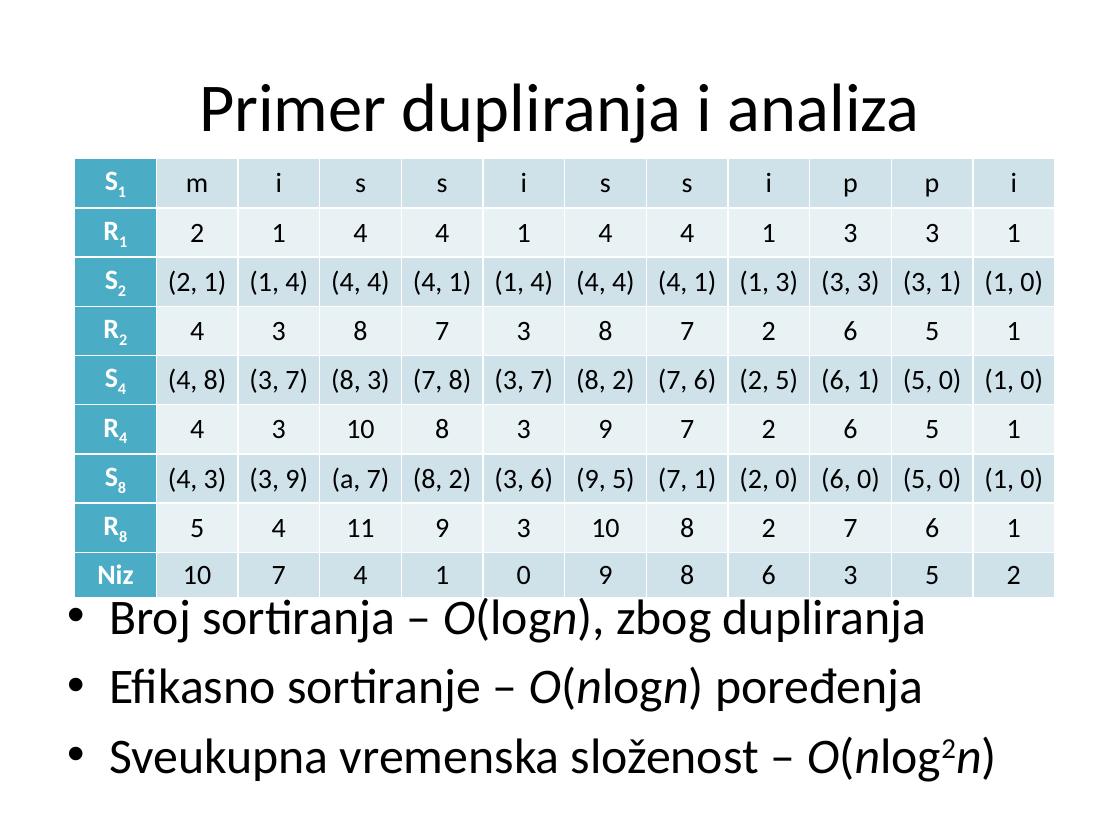
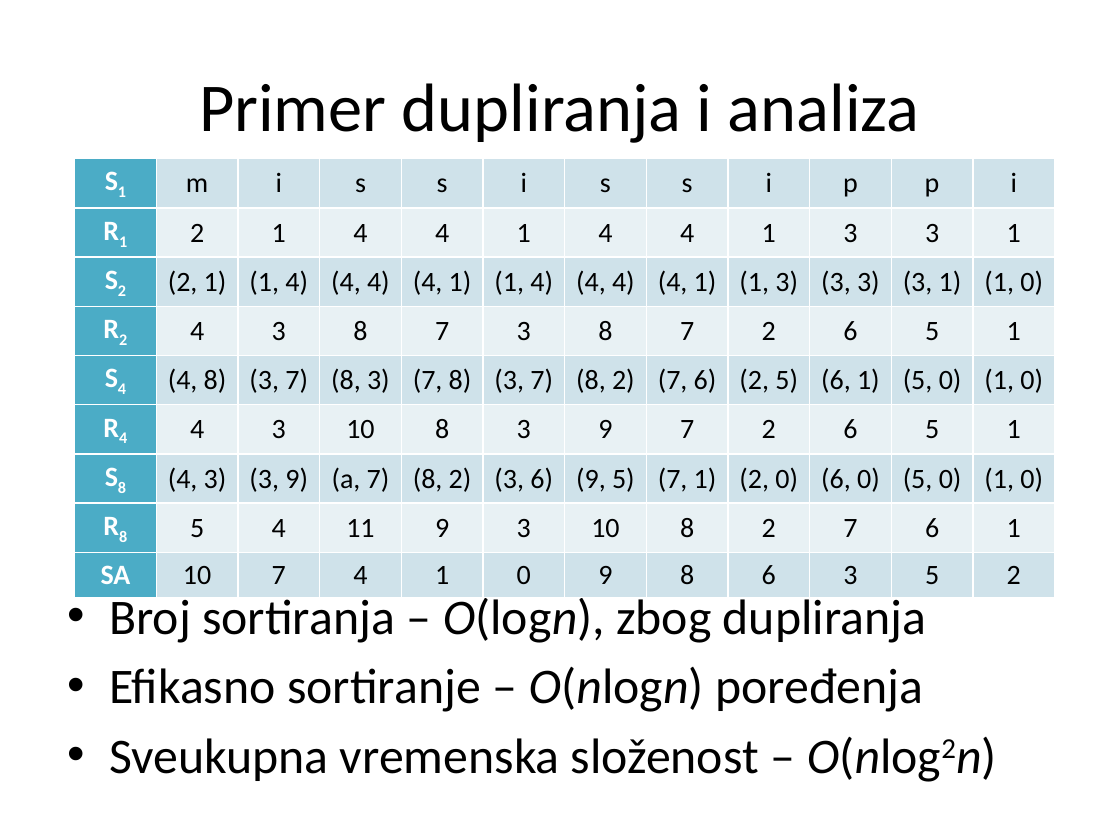
Before and after one commit to matfija/Sufiksni-niz, a slide deck: slide 12 of seminar/sufiksni.pptx. Drawn at 1120x840 pixels with LibreOffice and Linux fonts; fonts in the diff are those of the drawing. Boxes give left, top, right and bottom in pixels: in the first picture for what was removed or moved away, otherwise in the second. Text is boxed around its words. In the diff, an @@ line names an element or a change of style, - is before the commit and + after.

```diff
--- a/seminar/sufiksni.pptx
+++ b/seminar/sufiksni.pptx
@@ table at <box>75,159,1056,589</box> @@
-row 9, column 1: Niz
+row 9, column 1: SA
```
Also in this commit, not shown: 5 other slides changed, 2 slides added, 2 other files.
